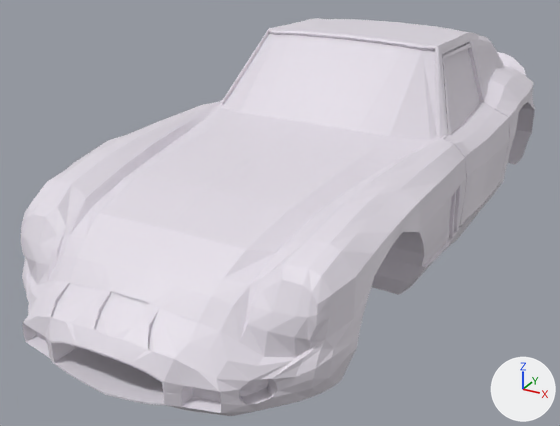
One commit to the Blender file car.blend: the scene before it, then after it.
One viewpoint serves both versions: a 50 mm camera at (3.08, -3.2, 3.58) aimed at (-0.33, 3.01, 0.47). The axes (+X, +Y, +Z) are drawn at lower right. The lights are the same throughout.
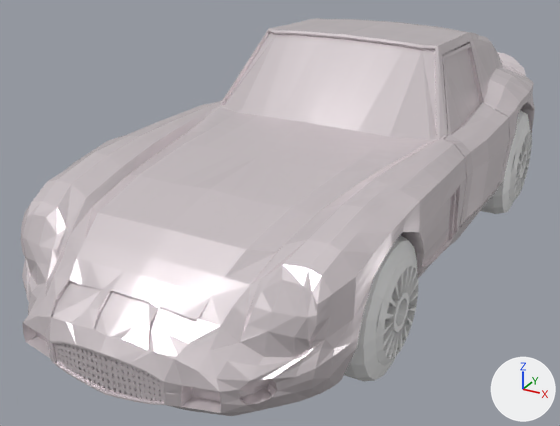
What differs and where, as boxes [x1, y1, x2, y2] in the pictures (560 x 426 px):
'Cube', surface changed, reshaped (white to grey): [21, 18, 535, 416] in both
'Cylinder', added: after [344, 110, 532, 381]
part 1 of me_cube_001, built on: before [32, 256, 267, 366]; after [21, 214, 317, 404]

The edits, one by one:
In material 'Material' (mat_material), roughness goes from 0.5 to 0.258.
In material 'Material' (mat_material), metallic goes from 0.0 to 0.494.
me_cube_001 is used by ob_cube; location (0.0, 0.0, 0.0).
me_cube_001 had 1107 vertices, 1036 faces, 1 loose edge and spanned x -0.01..1.48, y -0.02..6.97, z 0.23..2.15.
me_cube_001 now has 1839 vertices, 1719 faces, 9 loose edges and spans x -0.01..1.48, y -0.02..6.97, z 0.23..2.15.
me_cube_001 part 1: 2 vertices moved from x 0.25..0.7, y 0.31..0.34, z 0.89..0.95 to x 0.25..0.71, y 0.31..0.33, z 0.93..0.95; 5 vertices removed from x 0.16..0.83, y 0.31..0.37, z 0.82..0.96; 737 vertices added at x 0.0..1.27, y 0.0..0.62, z 0.39..1.22.
Mesh me_cylinder is new.
It has 1480 vertices, 1533 faces and spans x -1.0..1.0, y -7.1..1.0, z -1.1..14.5.
Object 'Cylinder' (ob_cylinder) is new; it shows me_cylinder.
Its location is (-1.326, 5.29, 0.554).
Its rotation in degrees is (0, -91, 0).
Its scale is (0.607, 0.608, -0.197).
